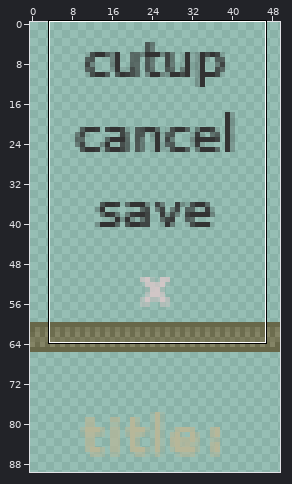
One commit to this sprite sheet: spaces/Cutups/button_sprite.png. Above, an overview of the earlier version with the close-up marked.
Close-up. First the earlier version:
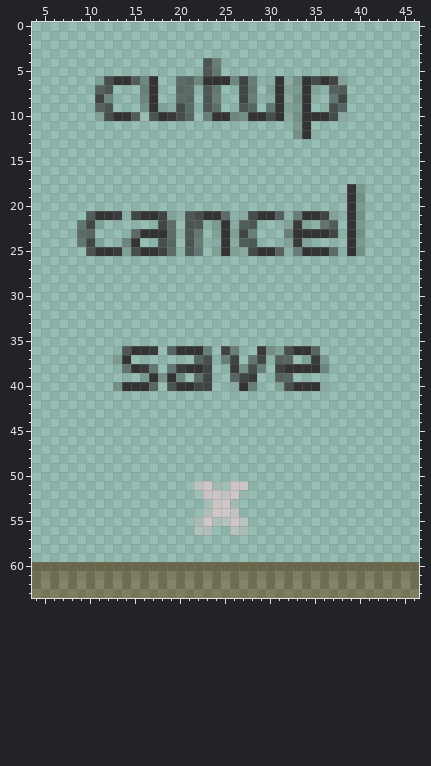
The file is 50x90 pixels. Pixels under 10% opacity are left out. Colours within 5 levels of each other are drawn and written as one. Shown: x 4..46, y 0..63. The commit also changed other parts of the picture, which this record leaves out.
After the commit:
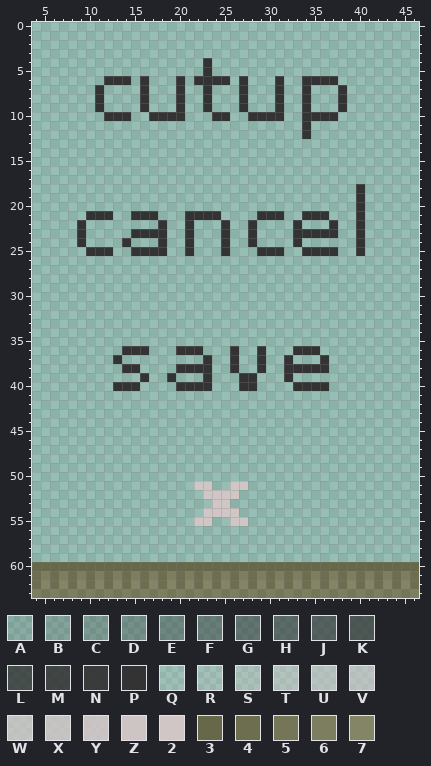
Palette (. is transparent): A #33333322  B #33333333  C #33333344  D #33333355  E #33333366  F #33333377  G #33333388  H #33333399  J #333333aa  K #333333bb  L #333333cc  M #333333dd  N #333333ee  P #333333  Q #d1c6c622  R #d1c6c633  S #d1c6c655  T #d1c6c677  U #d1c6c688  V #d1c6c699  W #d1c6c6bb  X #d1c6c6cc  Y #d1c6c6dd  Z #d1c6c6ee  2 #d1c6c6  3 #676749  4 #6d6d4f  5 #757557  6 #7d7d5f  7 #848466
From old to new:
@@ x 4..46 @@
  3 ...........................................
- 4 ...................KF......................
- 5 ...................KF......................
- 6 .......ALPPJEP..HHEPPPEMF.APACPLPMB........
- 7 .......JK...EP..HH.KF..MF.APACPB.JJ........
- 8 .......ME...EP..HH.KF..MF.APACP..FM........
- 9 .......JK...CPAALH.KG..KH.FPACP..LH........
-10 .......ALPPJ.KPNLH.EPPECPPLPACPPPLA........
-11 .............................CP............
-12 .............................CP............
+ 4 ...................P.......................
+ 5 ...................P.......................
+ 6 ........PPP.P...P.PPPP.P...P..PPPP.........
+ 7 .......P....P...P..P...P...P..P...P........
+ 8 .......P....P...P..P...P...P..P...P........
+ 9 .......P....P...P..P...P...P..P...P........
+10 ........PPP..PPPP...PP..PPPP..PPPP.........
+11 ..............................P............
+12 ..............................P............
 13 ...........................................
@@ x 4..46 @@
 17 ...........................................
-18 ...................................PC......
-19 ...................................PC......
-20 ...................................PC......
-21 ......JPPN.MPPMB.KLPPH.ALPPJ.FPPMB.PC......
-22 .....FMA......MG.KK.CPAJK...BNB.GJ.PC......
-23 .....HH....HPPPH.KF.APAME...EPPPPM.PC......
-24 .....FMA..EP..LH.KF.APAJK...BNB....PC......
-25 ......KPPNALPPMH.KF.APAALPPJ.FPPPH.PC......
+18 ....................................P......
+19 ....................................P......
+20 ....................................P......
+21 ......PPP..PPP...PPPP....PPP..PPP...P......
+22 .....P........P..P...P..P....P...P..P......
+23 .....P.....PPPP..P...P..P....PPPPP..P......
+24 .....P....P...P..P...P..P....P......P......
+25 ......PPP..PPPP..P...P...PPP..PPPP..P......
 26 ...........................................
@@ x 11..38 @@
 35 ............................
-36 ...KPPN.HPPPE.MF..NDALPPH...
-37 ..CP.......HL.FM.FM.JH.ANB..
-38 ...GPNF.FNPPM..NCLE.MPPPPE..
-39 .....BPCPD.GM..HMN..JH......
-40 ..CPPPH.KPPMM..APF..ALPPPA..
+36 ...PPP...PPP...P..P...PPP...
+37 ..P.........P..P..P..P...P..
+38 ...PP....PPPP..P..P..PPPPP..
+39 .....P..P...P...PP...P......
+40 ..PPP....PPPP...PP....PPPP..
 41 ............................
@@ x 20..29 @@
 50 ..........
-51 ..W2SQZY..
-52 ..QYZX2R..
-53 ...RZ2S...
-54 ...U22W...
-55 ..T2UU2V..
-56 ..TU..UT..
+51 ..22..22..
+52 ...2222...
+53 ....22....
+54 ...2222...
+55 ..22..22..
+56 ..........
 57 ..........
Boxes around the changes in both close-ups, in picture pixels (x1, y1, x2, y2):
changed: (95, 58, 347, 139)
changed: (77, 184, 365, 256)
changed: (113, 346, 329, 391)
changed: (194, 481, 248, 535)
